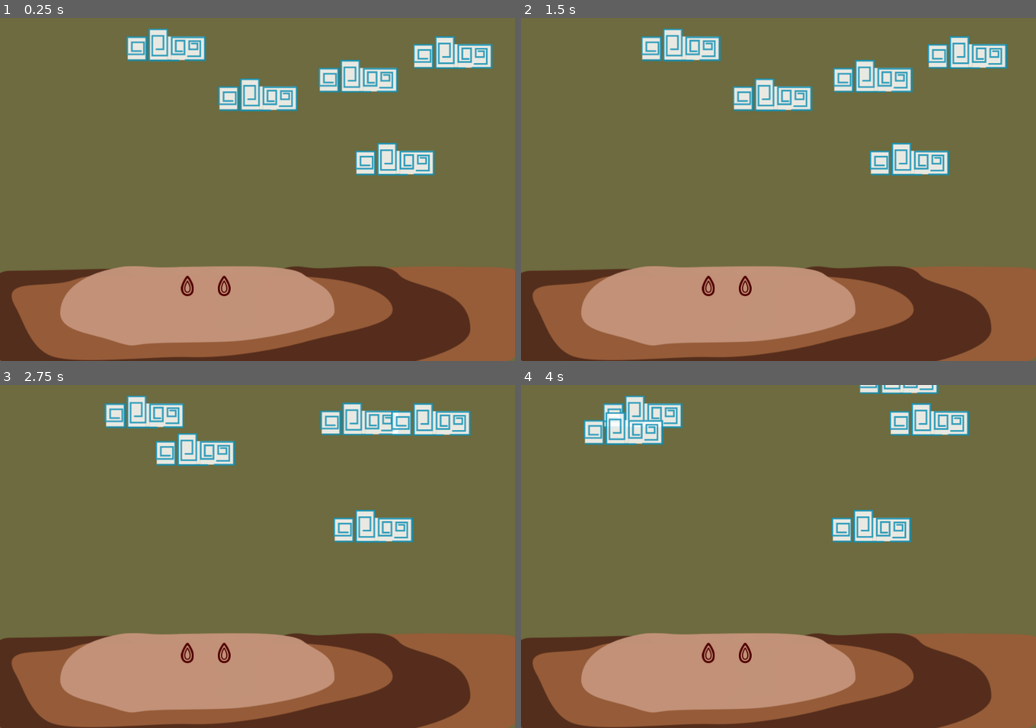
Above: before the commit, frames 1-4 (two rows, left to right).
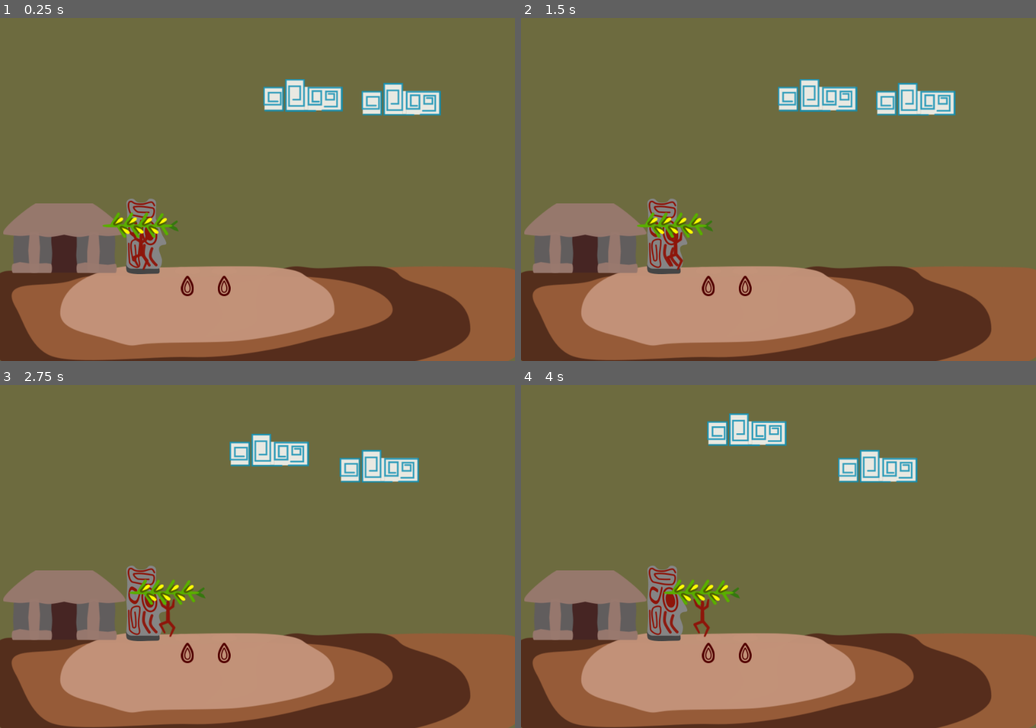
Above: after the commit, the same moments.

Repository: solivo/popol
Game: Godot game, scene res://world/World.tscn
Same seed, same stepped clock (60 frames per second), same inputs: the game is played once before the commit and once after it.
Inputs (mouse positions are in pixels of both pictures, inside the frame that each line leads up to):
- Up to frame 1 (0.25 s): no input
- Up to frame 2 (1.5 s): move the mouse to (778, 148) at 0.52 s; press the mouse at (778, 148) at 0.53 s; move the mouse to (675, 206) at 1.27 s; release the mouse at (675, 206) at 1.28 s; click (675, 206) at 1.35 s
- Up to frame 3 (2.75 s): move the mouse to (309, 481) at 2.02 s; press the mouse at (309, 481) at 2.03 s
- Up to frame 4 (4 s): move the mouse to (752, 625) at 2.77 s; release the mouse at (752, 625) at 2.78 s; click (752, 625) at 2.85 s; move the mouse to (933, 607) at 3.52 s; press the mouse at (933, 607) at 3.53 s

The runs differ from the first frame. In frame 1, 13% of the frame differs, in the area x 0-96%, y 3-75%; in frame 2, 13%; in frame 3, 14%, in the area x 0-92%, y 3-75%; in frame 4, 13%.

Commit message:
farmer animations created

Diff:
--- /dev/null
+++ b/scenes/building/Building.tscn
@@ -0,0 +1,28 @@
+[gd_scene load_steps=5 format=2]
+
+[ext_resource path="res://scenes/building/assets/building_normal.png" type="Texture" id=1]
+[ext_resource path="res://scenes/building/assets/sanctuary_normal_off.png" type="Texture" id=2]
+
+[sub_resource type="SpriteFrames" id=1]
+animations = [ {
+"frames": [ ExtResource( 2 ) ],
+"loop": true,
+"name": "sanctuary_off",
+"speed": 5.0
+} ]
+
+[sub_resource type="RectangleShape2D" id=2]
+extents = Vector2( 96.1254, 66.8215 )
+
+[node name="Building" type="StaticBody2D"]
+
+[node name="SpriteBuilding" type="Sprite" parent="."]
+texture = ExtResource( 1 )
+
+[node name="AnimatedSpriteSanctuary" type="AnimatedSprite" parent="."]
+position = Vector2( 153, -3.79 )
+frames = SubResource( 1 )
+animation = "sanctuary_off"
+
+[node name="CollisionShapeBuiliding" type="CollisionShape2D" parent="."]
+shape = SubResource( 2 )
--- a/scenes/cloud/medium_cloud/MediumCloud.tscn
+++ b/scenes/cloud/medium_cloud/MediumCloud.tscn
@@ -39,6 +39,7 @@
 "cloud",
 ]]
 collision_layer = 2
+collision_mask = 4
 mass = 5.0
 gravity_scale = 0.0
 script = ExtResource( 1 )
@@ -48,7 +49,6 @@
 animation = "empty_cloud"
 
 [node name="CollisionShapeCloud" type="CollisionShape2D" parent="."]
-visible = false
 shape = SubResource( 1 )
 
 [node name="CPUParticles2D" type="CPUParticles2D" parent="."]
@@ -61,14 +61,16 @@
 [node name="WaterDurationTimer" type="Timer" parent="."]
 
 [node name="CloudsDetection" type="Area2D" parent="."]
-editor/display_folded = true
 monitorable = false
+collision_mask = 2
 
 [node name="CollisionShape2D" type="CollisionShape2D" parent="CloudsDetection"]
 shape = SubResource( 3 )
 
 [node name="PlantsDetection" type="Area2D" parent="."]
 position = Vector2( 0, 126.45 )
+collision_layer = 2
+collision_mask = 2
 
 [node name="CollisionShape2D" type="CollisionShape2D" parent="PlantsDetection"]
 shape = SubResource( 4 )
--- a/scenes/corn_plant/CornPlant.tscn
+++ b/scenes/corn_plant/CornPlant.tscn
@@ -54,6 +54,8 @@
 [node name="CornPlant" type="StaticBody2D" groups=[
 "corn_plant",
 ]]
+collision_layer = 2
+collision_mask = 2
 script = ExtResource( 1 )
 
 [node name="CollisionShape2D" type="CollisionShape2D" parent="."]
--- /dev/null
+++ b/scenes/human/farmer/Farmer.gd
@@ -0,0 +1,14 @@
+extends KinematicBody2D
+
+# Declare member variables here. Examples:
+# var a: int = 2
+# var b: String = "text"
+
+# Called when the node enters the scene tree for the first time.
+func _ready() -> void:
+	$AnimationPlayer.play("farmer_harvesting")
+	pass # Replace with function body.
+
+# Called every frame. 'delta' is the elapsed time since the previous frame.
+func _process(delta: float) -> void:
+	move_and_slide(Vector2(2,0) * 10)
--- /dev/null
+++ b/scenes/human/farmer/Farmer.tscn
@@ -0,0 +1,130 @@
+[gd_scene load_steps=12 format=2]
+
+[ext_resource path="res://scenes/human/farmer/Farmer.gd" type="Script" id=1]
+[ext_resource path="res://scenes/human/farmer/assets/farmer_harvesting_1.png" type="Texture" id=2]
+[ext_resource path="res://scenes/human/farmer/assets/corn_plant_harvested.png" type="Texture" id=3]
+[ext_resource path="res://scenes/human/farmer/assets/farmer_harvesting_2.png" type="Texture" id=4]
+[ext_resource path="res://scenes/human/farmer/assets/farmer_idle.png" type="Texture" id=5]
+[ext_resource path="res://scenes/human/farmer/assets/farmer_walking_2.png" type="Texture" id=6]
+[ext_resource path="res://scenes/human/farmer/assets/farmer_walking_1.png" type="Texture" id=7]
+
+[sub_resource type="Animation" id=4]
+resource_name = "farmer_harvesting"
+length = 0.5
+loop = true
+tracks/0/type = "value"
+tracks/0/path = NodePath("SpriteFarmer:texture")
+tracks/0/interp = 1
+tracks/0/loop_wrap = true
+tracks/0/imported = false
+tracks/0/enabled = true
+tracks/0/keys = {
+"times": PoolRealArray( 0, 0.3, 0.5 ),
+"transitions": PoolRealArray( 1, 40.7859, 1 ),
+"update": 1,
+"values": [ ExtResource( 2 ), ExtResource( 4 ), ExtResource( 2 ) ]
+}
+tracks/1/type = "value"
+tracks/1/path = NodePath("SpriteFarmer:position")
+tracks/1/interp = 1
+tracks/1/loop_wrap = true
+tracks/1/imported = false
+tracks/1/enabled = true
+tracks/1/keys = {
+"times": PoolRealArray( 0, 0.3, 0.5 ),
+"transitions": PoolRealArray( 1, 1, 1 ),
+"update": 1,
+"values": [ Vector2( 0, 0 ), Vector2( 0, -10 ), Vector2( 0, 0 ) ]
+}
+tracks/2/type = "value"
+tracks/2/path = NodePath("SpriteCornPlant:texture")
+tracks/2/interp = 1
+tracks/2/loop_wrap = true
+tracks/2/imported = false
+tracks/2/enabled = true
+tracks/2/keys = {
+"times": PoolRealArray( 0, 0.3, 0.5 ),
+"transitions": PoolRealArray( 1, 1, 1 ),
+"update": 1,
+"values": [ ExtResource( 3 ), ExtResource( 3 ), ExtResource( 3 ) ]
+}
+tracks/3/type = "value"
+tracks/3/path = NodePath("SpriteCornPlant:position")
+tracks/3/interp = 1
+tracks/3/loop_wrap = true
+tracks/3/imported = false
+tracks/3/enabled = true
+tracks/3/keys = {
+"times": PoolRealArray( 0, 0.3, 0.5 ),
+"transitions": PoolRealArray( 1, 1, 1 ),
+"update": 1,
+"values": [ Vector2( 0, -48 ), Vector2( 0, -46 ), Vector2( 0, -48 ) ]
+}
+
+[sub_resource type="Animation" id=1]
+resource_name = "farmer_idle"
+length = 0.001
+tracks/0/type = "value"
+tracks/0/path = NodePath("SpriteFarmer:texture")
+tracks/0/interp = 1
+tracks/0/loop_wrap = true
+tracks/0/imported = false
+tracks/0/enabled = true
+tracks/0/keys = {
+"times": PoolRealArray( 0 ),
+"transitions": PoolRealArray( 1 ),
+"update": 1,
+"values": [ ExtResource( 5 ) ]
+}
+
+[sub_resource type="Animation" id=3]
+resource_name = "farmer_walking"
+length = 0.5
+loop = true
+tracks/0/type = "value"
+tracks/0/path = NodePath("SpriteFarmer:texture")
+tracks/0/interp = 1
+tracks/0/loop_wrap = true
+tracks/0/imported = false
+tracks/0/enabled = true
+tracks/0/keys = {
+"times": PoolRealArray( 0, 0.2, 0.5 ),
+"transitions": PoolRealArray( 1, 1, 1 ),
+"update": 1,
+"values": [ ExtResource( 6 ), ExtResource( 7 ), ExtResource( 6 ) ]
+}
+tracks/1/type = "value"
+tracks/1/path = NodePath("SpriteFarmer:position")
+tracks/1/interp = 1
+tracks/1/loop_wrap = true
+tracks/1/imported = false
+tracks/1/enabled = true
+tracks/1/keys = {
+"times": PoolRealArray( 0, 0.2, 0.5 ),
+"transitions": PoolRealArray( 1, 1, 1 ),
+"update": 1,
+"values": [ Vector2( 0, 0 ), Vector2( 0, -10 ), Vector2( 0, 0 ) ]
+}
+
+[sub_resource type="RectangleShape2D" id=2]
+extents = Vector2( 12.8192, 35.3341 )
+
+[node name="Farmer" type="KinematicBody2D"]
+collision_layer = 8
+collision_mask = 8
+script = ExtResource( 1 )
+
+[node name="SpriteFarmer" type="Sprite" parent="."]
+texture = ExtResource( 2 )
+
+[node name="SpriteCornPlant" type="Sprite" parent="."]
+position = Vector2( 0, -48 )
+texture = ExtResource( 3 )
+
+[node name="AnimationPlayer" type="AnimationPlayer" parent="."]
+anims/farmer_harvesting = SubResource( 4 )
+anims/farmer_idle = SubResource( 1 )
+anims/farmer_walking = SubResource( 3 )
+
+[node name="CollisionShape2D" type="CollisionShape2D" parent="."]
+shape = SubResource( 2 )
--- a/world/ExpulsionEffect.tscn
+++ b/world/ExpulsionEffect.tscn
@@ -6,6 +6,7 @@
 radius = 48.3069
 
 [node name="ExpulsionEffect" type="Area2D"]
+collision_mask = 2
 script = ExtResource( 1 )
 
 [node name="CollisionShape2D" type="CollisionShape2D" parent="."]
--- a/world/World.tscn
+++ b/world/World.tscn
@@ -1,10 +1,12 @@
-[gd_scene load_steps=10 format=2]
+[gd_scene load_steps=12 format=2]
 
 [ext_resource path="res://world/World.gd" type="Script" id=1]
 [ext_resource path="res://world/Cloud_border.gd" type="Script" id=2]
 [ext_resource path="res://world/ground.png" type="Texture" id=3]
-[ext_resource path="res://scenes/cloud/medium_cloud/MediumCloud.tscn" type="PackedScene" id=4]
-[ext_resource path="res://scenes/corn_plant/CornPlant.tscn" type="PackedScene" id=5]
+[ext_resource path="res://scenes/corn_plant/CornPlant.tscn" type="PackedScene" id=4]
+[ext_resource path="res://scenes/building/Building.tscn" type="PackedScene" id=5]
+[ext_resource path="res://scenes/human/farmer/Farmer.tscn" type="PackedScene" id=6]
+[ext_resource path="res://scenes/cloud/medium_cloud/MediumCloud.tscn" type="PackedScene" id=7]
 
 [sub_resource type="RectangleShape2D" id=1]
 extents = Vector2( 480, 240 )
@@ -22,14 +24,14 @@
 script = ExtResource( 1 )
 
 [node name="PlayerArea" type="Area2D" parent="."]
-editor/display_folded = true
 position = Vector2( 480, 240 )
+collision_layer = 3
+collision_mask = 3
 
 [node name="CollisionShape2D" type="CollisionShape2D" parent="PlayerArea"]
 shape = SubResource( 1 )
 
 [node name="CloudBorder" type="StaticBody2D" parent="."]
-editor/display_folded = true
 position = Vector2( 480, 350 )
 collision_layer = 2
 collision_mask = 2
@@ -39,12 +41,12 @@
 shape = SubResource( 2 )
 
 [node name="RainArea" type="Area2D" parent="CloudBorder"]
+collision_mask = 2
 
 [node name="CollisionShape2D" type="CollisionShape2D" parent="CloudBorder/RainArea"]
 shape = SubResource( 3 )
 
 [node name="Ground" type="StaticBody2D" parent="."]
-editor/display_folded = true
 position = Vector2( 480, 560 )
 collision_layer = 2
 
@@ -54,26 +56,23 @@
 [node name="Sprite" type="Sprite" parent="Ground"]
 texture = ExtResource( 3 )
 
-[node name="Cloud" parent="." instance=ExtResource( 4 )]
-position = Vector2( 736.266, 263.527 )
-
-[node name="Cloud2" parent="." instance=ExtResource( 4 )]
-position = Vector2( 668.029, 108.897 )
-
-[node name="Cloud3" parent="." instance=ExtResource( 4 )]
-position = Vector2( 310.036, 50.1859 )
-
-[node name="Cloud4" parent="." instance=ExtResource( 4 )]
-position = Vector2( 844.162, 64.5056 )
-
-[node name="Cloud5" parent="." instance=ExtResource( 4 )]
-position = Vector2( 481.01, 143.339 )
-
-[node name="CornPlant" parent="." instance=ExtResource( 5 )]
+[node name="CornPlant" parent="." instance=ExtResource( 4 )]
 position = Vector2( 349.456, 404.78 )
 
-[node name="CornPlant2" parent="." instance=ExtResource( 5 )]
+[node name="Building" parent="." instance=ExtResource( 5 )]
+position = Vector2( 119.553, 411.182 )
+
+[node name="CornPlant2" parent="." instance=ExtResource( 4 )]
 position = Vector2( 417.876, 404.78 )
+
+[node name="Farmer" parent="." instance=ExtResource( 6 )]
+position = Vector2( 256.83, 434.86 )
+
+[node name="MediumCloud" parent="." instance=ExtResource( 7 )]
+position = Vector2( 564.926, 144.154 )
+
+[node name="MediumCloud2" parent="." instance=ExtResource( 7 )]
+position = Vector2( 748.04, 151.946 )
 [connection signal="input_event" from="PlayerArea" to="." method="_on_PlayerArea_input_event"]
 [connection signal="body_entered" from="CloudBorder/RainArea" to="CloudBorder" method="_on_RainArea_body_entered"]
 [connection signal="body_exited" from="CloudBorder/RainArea" to="CloudBorder" method="_on_RainArea_body_exited"]
Binary file added: scenes/building/assets/building_normal.png
Not shown, added: scenes/building/assets/building_normal.png.import
Binary file added: scenes/building/assets/sanctuary_normal_off.png
Not shown, added: scenes/building/assets/sanctuary_normal_off.png.import
Binary file added: scenes/human/farmer/assets/corn_plant_harvested.png
Not shown, added: scenes/human/farmer/assets/corn_plant_harvested.png.import
Binary file added: scenes/human/farmer/assets/farmer_harvesting_1.png
Not shown, added: scenes/human/farmer/assets/farmer_harvesting_1.png.import
Binary file added: scenes/human/farmer/assets/farmer_harvesting_2.png
Not shown, added: scenes/human/farmer/assets/farmer_harvesting_2.png.import
Binary file added: scenes/human/farmer/assets/farmer_idle.png
Not shown, added: scenes/human/farmer/assets/farmer_idle.png.import
(and 4 more such lines)
